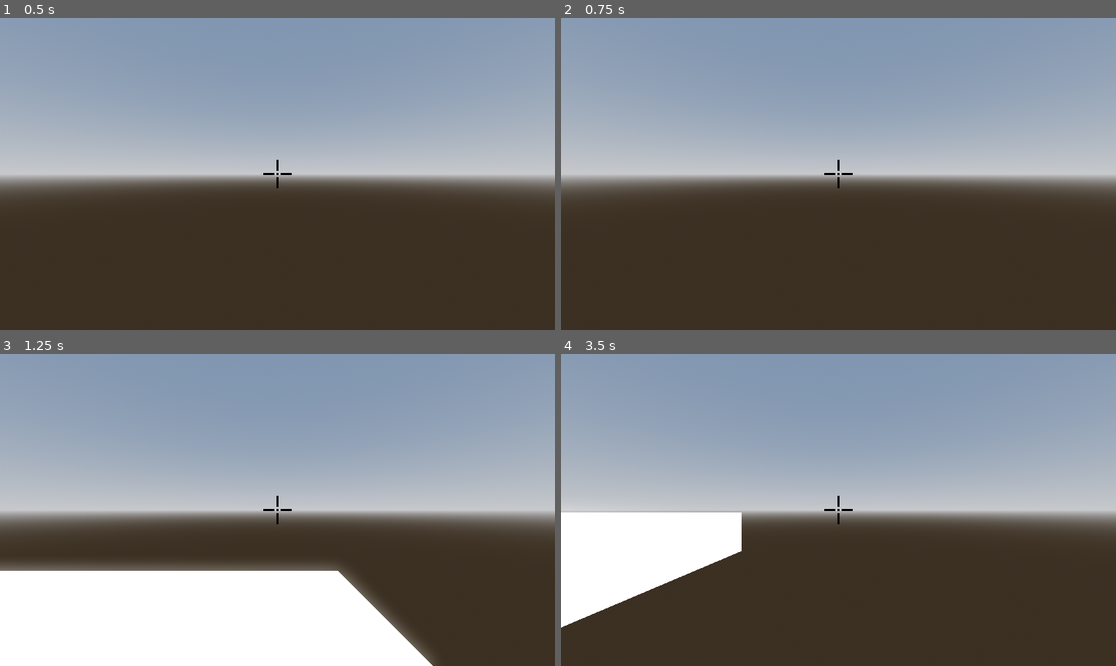
Above: before the commit, frames 1-4 (two rows, left to right).
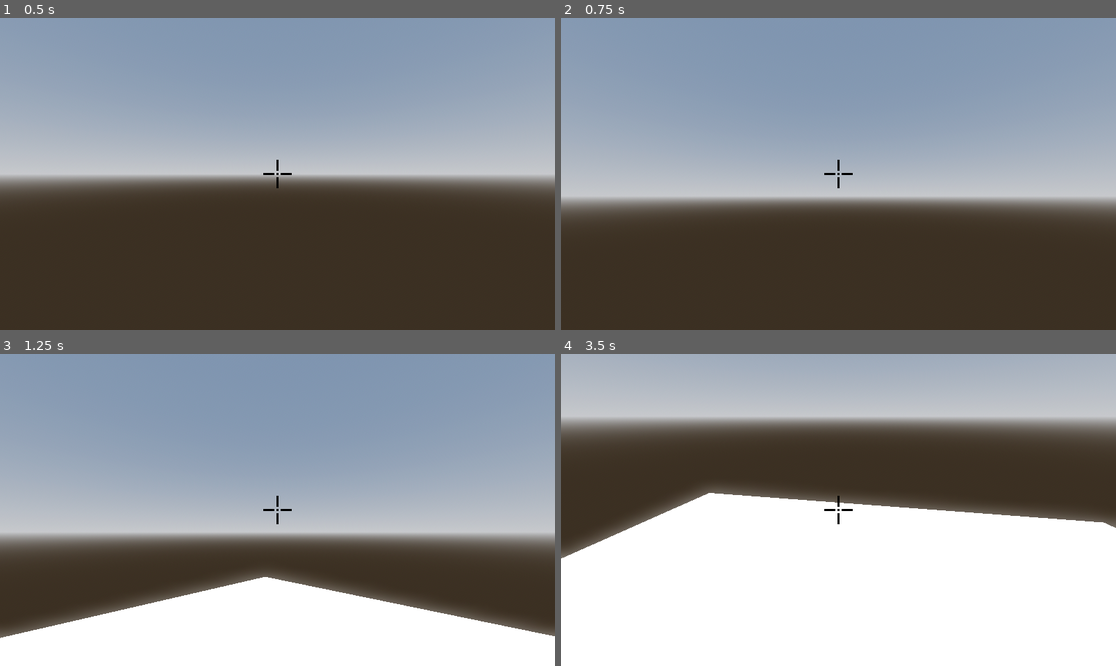
Above: after the commit, the same moments.

Repository: avndreas/Bigmode-2025
Game: Godot game, scene res://scenes/test.tscn
The game is run twice, just before and just after one commit, with the same random seed, the same clock (stepped at 60 frames per second) and the same inputs.
Inputs (mouse positions are in pixels of both pictures, inside the frame that each line leads up to):
- Up to frame 1 (0.5 s): no input
- Up to frame 2 (0.75 s): tap Enter (ui_accept) at 0.5, 0.6 s; move the mouse to (960, 158) at 0.52 s; hold Right (ui_right) from 0.53 s (still down)
- Up to frame 3 (1.25 s): keep holding Right (ui_right); tap Space (jump, bound only after the commit) at 0.77, 0.8, 1.07 s
- Up to frame 4 (3.5 s): move the mouse to (727, 525) at 1.27 s; release Right (ui_right) at 1.28 s; hold Down (ui_down) 1.28-2.03 s; tap Space (jump, bound only after the commit) at 1.35, 1.52, 1.82, 2.3, 3.02, 3.32 s; tap Enter (ui_accept) at 1.55, 2.1, 2.85 s; move the mouse to (894, 441) at 2.02 s; hold Right (ui_right) 2.03-2.78 s; move the mouse to (810, 572) at 2.77 s; hold Up (ui_up) from 2.78 s (still down)

Frame 1 is identical in both runs. In frame 2, 12% of the frame differs, in the area x 0-100%, y 49-65%; in frame 3, 24%; in frame 4, 93%, in the area x 0-100%, y 0-100%.

Commit message:
idk. basic player movement
Signed-off-by: Ethan Wellenreiter <ewellenreiter@gmail.com>

Diff:
--- a/project.godot
+++ b/project.godot
@@ -20,6 +20,45 @@
 window/size/viewport_width=1920
 window/size/viewport_height=1080
 
+[input]
+
+move_forward={
+"deadzone": 0.5,
+"events": [Object(InputEventKey,"resource_local_to_scene":false,"resource_name":"","device":-1,"window_id":0,"alt_pressed":false,"shift_pressed":false,"ctrl_pressed":false,"meta_pressed":false,"pressed":false,"keycode":0,"physical_keycode":87,"key_label":0,"unicode":119,"location":0,"echo":false,"script":null)
+]
+}
+move_left={
+"deadzone": 0.5,
+"events": [Object(InputEventKey,"resource_local_to_scene":false,"resource_name":"","device":-1,"window_id":0,"alt_pressed":false,"shift_pressed":false,"ctrl_pressed":false,"meta_pressed":false,"pressed":false,"keycode":0,"physical_keycode":65,"key_label":0,"unicode":97,"location":0,"echo":false,"script":null)
+]
+}
+move_right={
+"deadzone": 0.5,
+"events": [Object(InputEventKey,"resource_local_to_scene":false,"resource_name":"","device":-1,"window_id":0,"alt_pressed":false,"shift_pressed":false,"ctrl_pressed":false,"meta_pressed":false,"pressed":false,"keycode":0,"physical_keycode":68,"key_label":0,"unicode":100,"location":0,"echo":false,"script":null)
+]
+}
+move_back={
+"deadzone": 0.5,
+"events": [Object(InputEventKey,"resource_local_to_scene":false,"resource_name":"","device":-1,"window_id":0,"alt_pressed":false,"shift_pressed":false,"ctrl_pressed":false,"meta_pressed":false,"pressed":false,"keycode":0,"physical_keycode":83,"key_label":0,"unicode":115,"location":0,"echo":false,"script":null)
+]
+}
+escape={
+"deadzone": 0.5,
+"events": [Object(InputEventKey,"resource_local_to_scene":false,"resource_name":"","device":-1,"window_id":0,"alt_pressed":false,"shift_pressed":false,"ctrl_pressed":false,"meta_pressed":false,"pressed":false,"keycode":0,"physical_keycode":4194305,"key_label":0,"unicode":0,"location":0,"echo":false,"script":null)
+]
+}
+jump={
+"deadzone": 0.5,
+"events": [Object(InputEventKey,"resource_local_to_scene":false,"resource_name":"","device":-1,"window_id":0,"alt_pressed":false,"shift_pressed":false,"ctrl_pressed":false,"meta_pressed":false,"pressed":false,"keycode":0,"physical_keycode":32,"key_label":0,"unicode":32,"location":0,"echo":false,"script":null)
+]
+}
+
+[layer_names]
+
+3d_physics/layer_1="Player"
+3d_physics/layer_2="Wall"
+3d_physics/layer_3="Interactable"
+
 [rendering]
 
 lights_and_shadows/directional_shadow/soft_shadow_filter_quality=3
--- a/scenes/player.gd
+++ b/scenes/player.gd
@@ -3,6 +3,29 @@
 
 const SPEED = 5.0
 const JUMP_VELOCITY = 4.5
+
+var mouse_sensitivity_y : float = 0.002
+var mouse_sensitivity_x : float = 0.002
+var mouse_locked : bool = false
+
+func _ready():
+	Input.mouse_mode = Input.MOUSE_MODE_CAPTURED
+	mouse_locked = true
+
+func _input(event):
+	if event is InputEventMouseMotion and Input.mouse_mode >= Input.MOUSE_MODE_CAPTURED:
+		rotate_y(-event.relative.x * mouse_sensitivity_y)
+		$Camera3D.rotate_x(-event.relative.y * mouse_sensitivity_x)
+		$Camera3D.rotation.x = clampf($Camera3D.rotation.x, -deg_to_rad(70), deg_to_rad(70))
+
+
+	if event.is_action_released("escape"):
+		if mouse_locked:
+			Input.mouse_mode = Input.MOUSE_MODE_VISIBLE
+			mouse_locked = false
+		else:
+			Input.mouse_mode = Input.MOUSE_MODE_CAPTURED
+			mouse_locked = true
 
 
 func _physics_process(delta: float) -> void:
@@ -11,12 +34,12 @@
 		velocity += get_gravity() * delta
 
 	# Handle jump.
-	if Input.is_action_just_pressed("ui_accept") and is_on_floor():
+	if Input.is_action_just_pressed("jump") and is_on_floor():
 		velocity.y = JUMP_VELOCITY
 
 	# Get the input direction and handle the movement/deceleration.
 	# As good practice, you should replace UI actions with custom gameplay actions.
-	var input_dir := Input.get_vector("ui_left", "ui_right", "ui_up", "ui_down")
+	var input_dir := Input.get_vector("move_left", "move_right", "move_forward", "move_back")
 	var direction := (transform.basis * Vector3(input_dir.x, 0, input_dir.y)).normalized()
 	if direction:
 		velocity.x = direction.x * SPEED
@@ -26,3 +49,7 @@
 		velocity.z = move_toward(velocity.z, 0, SPEED)
 
 	move_and_slide()
+
+
+func _process(delta:float) -> void:
+	pass
--- a/scenes/player.tscn
+++ b/scenes/player.tscn
@@ -38,3 +38,6 @@
 layout_mode = 2
 texture = ExtResource("2_i80d8")
 expand_mode = 1
+
+[node name="RayCast3D" type="RayCast3D" parent="."]
+collision_mask = 4
Not shown: 1 places in scenes/player.tscn that only renumber resources
